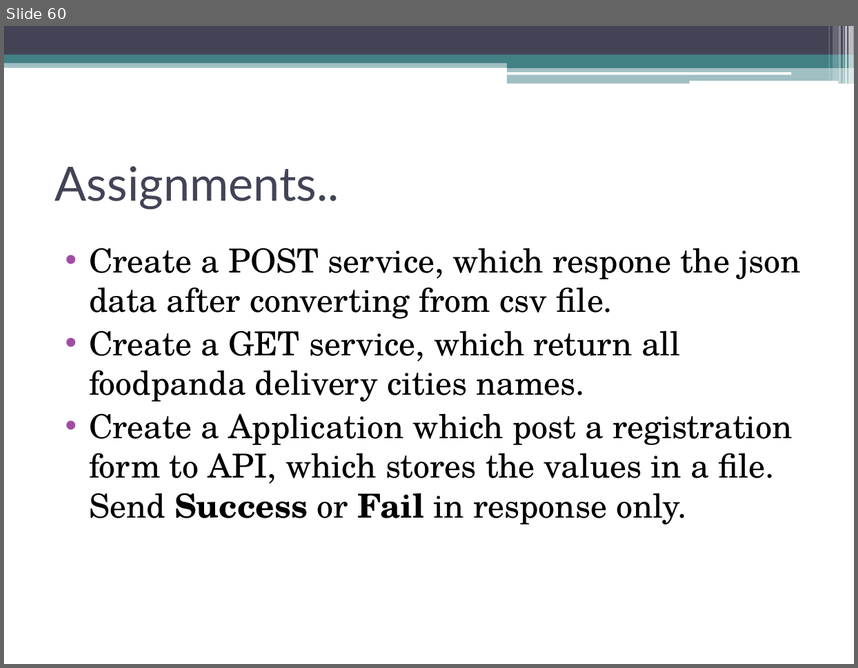
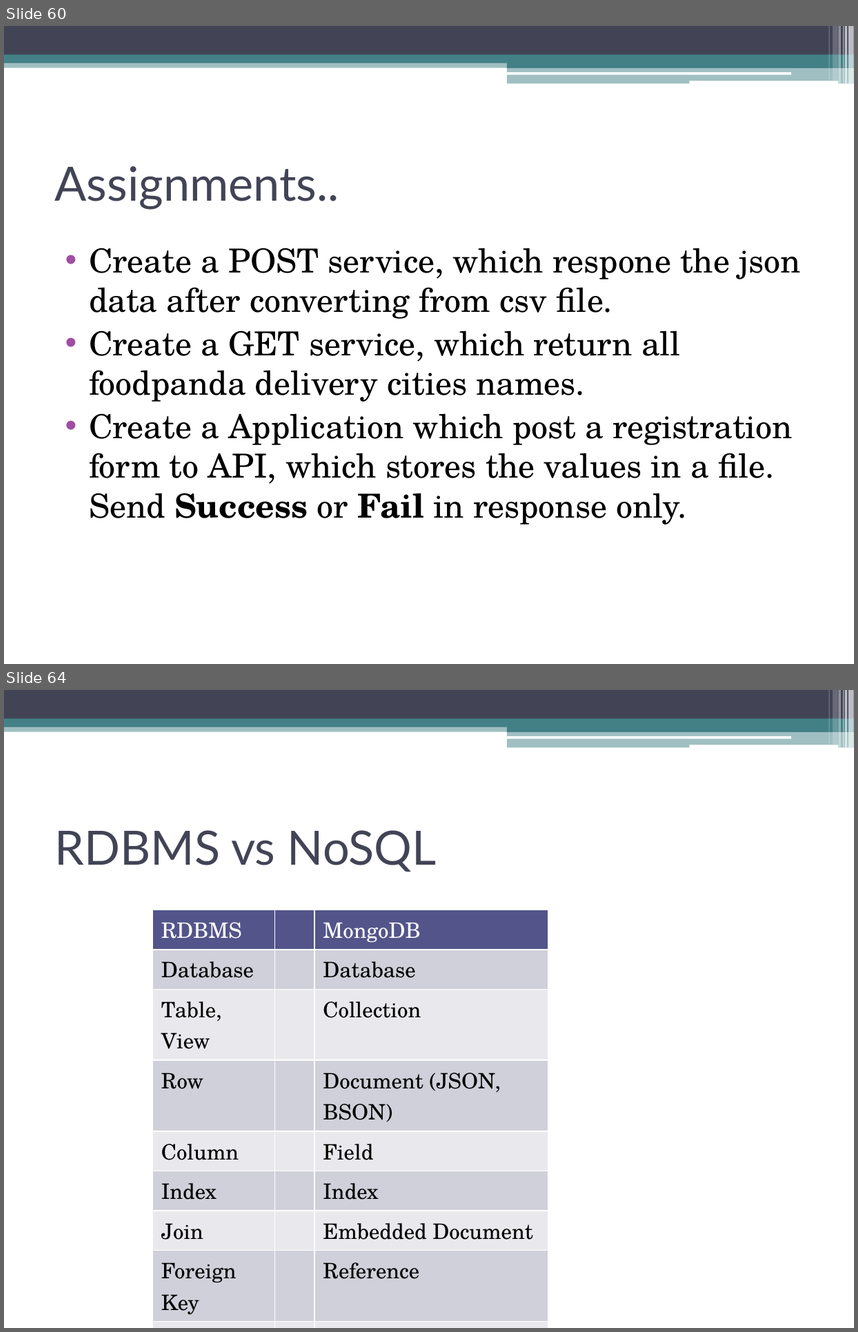
Before and after one commit to akjkhatri/mean_stack, a slide deck: MEAN Stack Workshop.pptx. Shown one above the other, each under a label of ours: slide 60 before the commit, slides 60 and 64 after it; the slides between them are not shown. The pictures are 858x668 and 858x1332 pixels, drawn with LibreOffice and Linux fonts; fonts in the diff are those of the drawing. Boxes give left, top, right and bottom in pixels: in the first picture for what was removed or moved away, otherwise in the second. Text is boxed around its words. In the diff, an @@ line names an element or a change of style, - is before the commit and + after.

```diff
--- a/MEAN Stack Workshop.pptx
+++ b/MEAN Stack Workshop.pptx
@@ slide 64 added at [4,690,854,1328], background #FFFFFF; not listed: 13 template elements that a slide beside it also shows @@
@@ title added at [55,830,437,871], 40 pt, text #424456 @@
+RDBMS vs NoSQL
@@ table added at [153,909,549,1317], 9 rows, 3 columns @@
+RDBMS |  | MongoDB
+Database |  | Database
+Table, View |  | Collection
+Row |  | Document (JSON, BSON)
+Column |  | Field
+Index |  | Index
+Join |  | Embedded Document
+Foreign Key |  | Reference
+Partition |  | Shard
```
Also in this commit, not shown: 12 other slides added, 1 other file.
